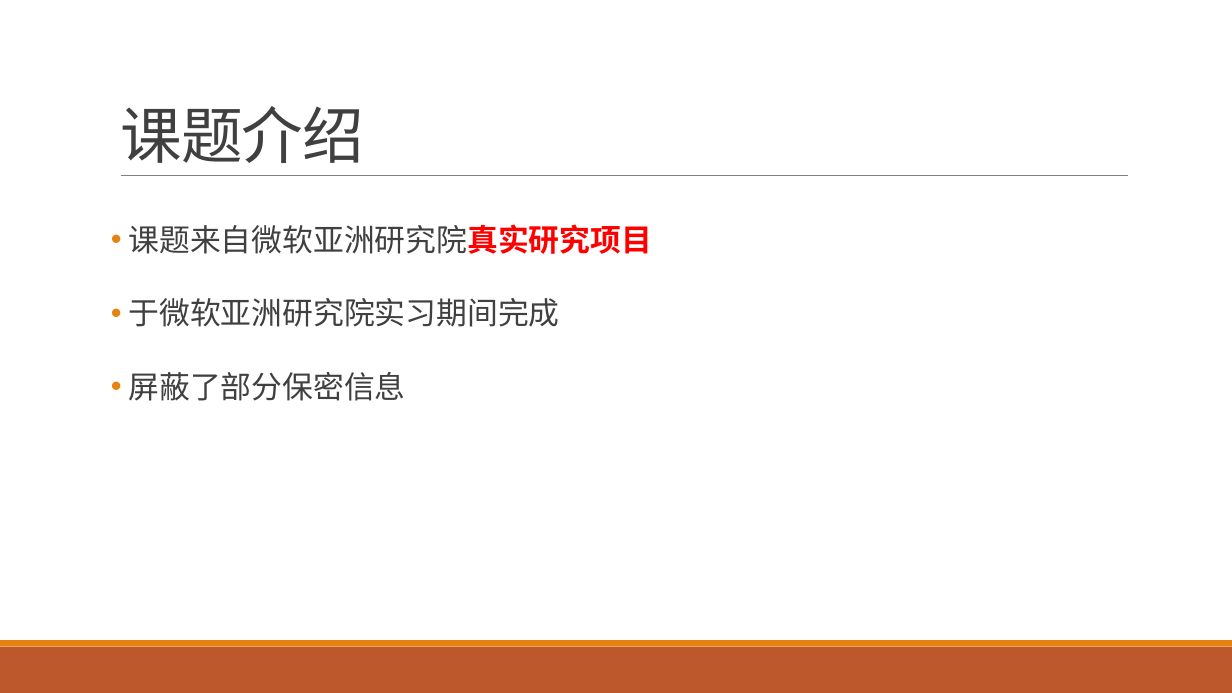
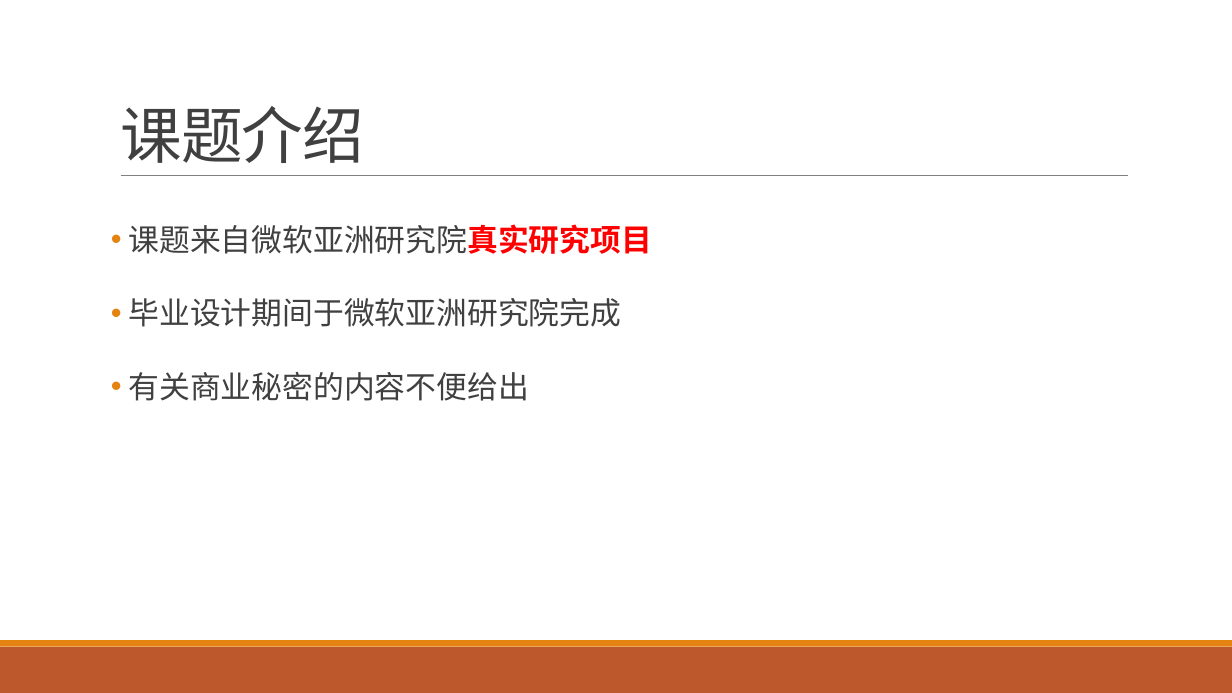
Before and after one commit to DarkForte/GraduationThesis, a slide deck: slide 2 of 毕业论文答辩 交互式大数据分析系统.pptx. Drawn at 1232x693 pixels with LibreOffice and Linux fonts; fonts in the diff are those of the drawing. Boxes give left, top, right and bottom in pixels: in the first picture for what was removed or moved away, otherwise in the second. Text is boxed around its words. In the diff, an @@ line names an element or a change of style, - is before the commit and + after.

```diff
--- a/毕业论文答辩 交互式大数据分析系统.pptx
+++ b/毕业论文答辩 交互式大数据分析系统.pptx
@@ text at <box>128,298,621,401</box>: text changed @@
-• 于微软亚洲研究院实习期间完成
-• 屏蔽了部分保密信息
+• 毕业设计期间于微软亚洲研究院完成
+• 有关商业秘密的内容不便给出
```
Also in this commit, not shown: 1 other slide changed, 1 slide removed.
